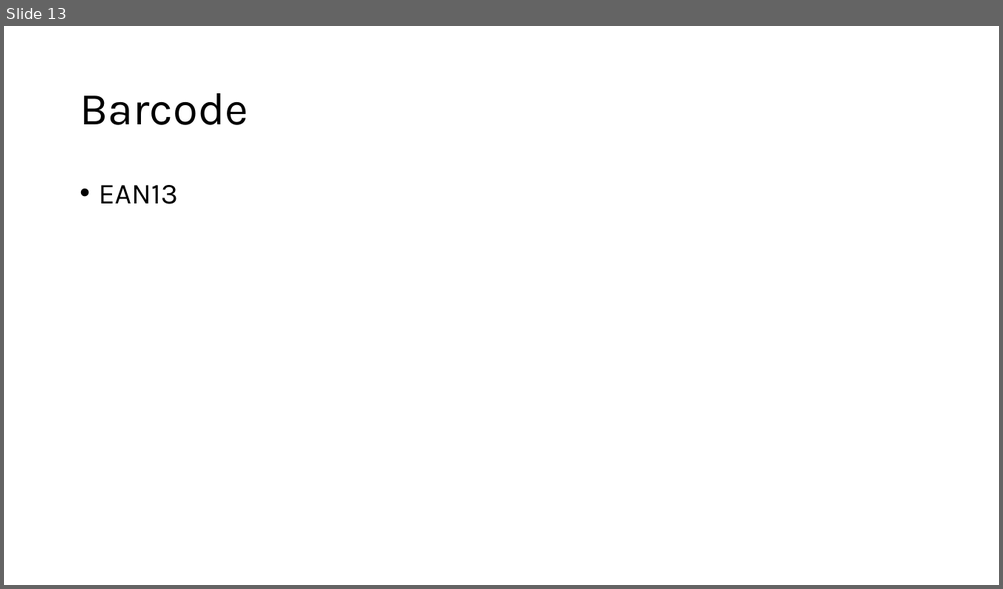
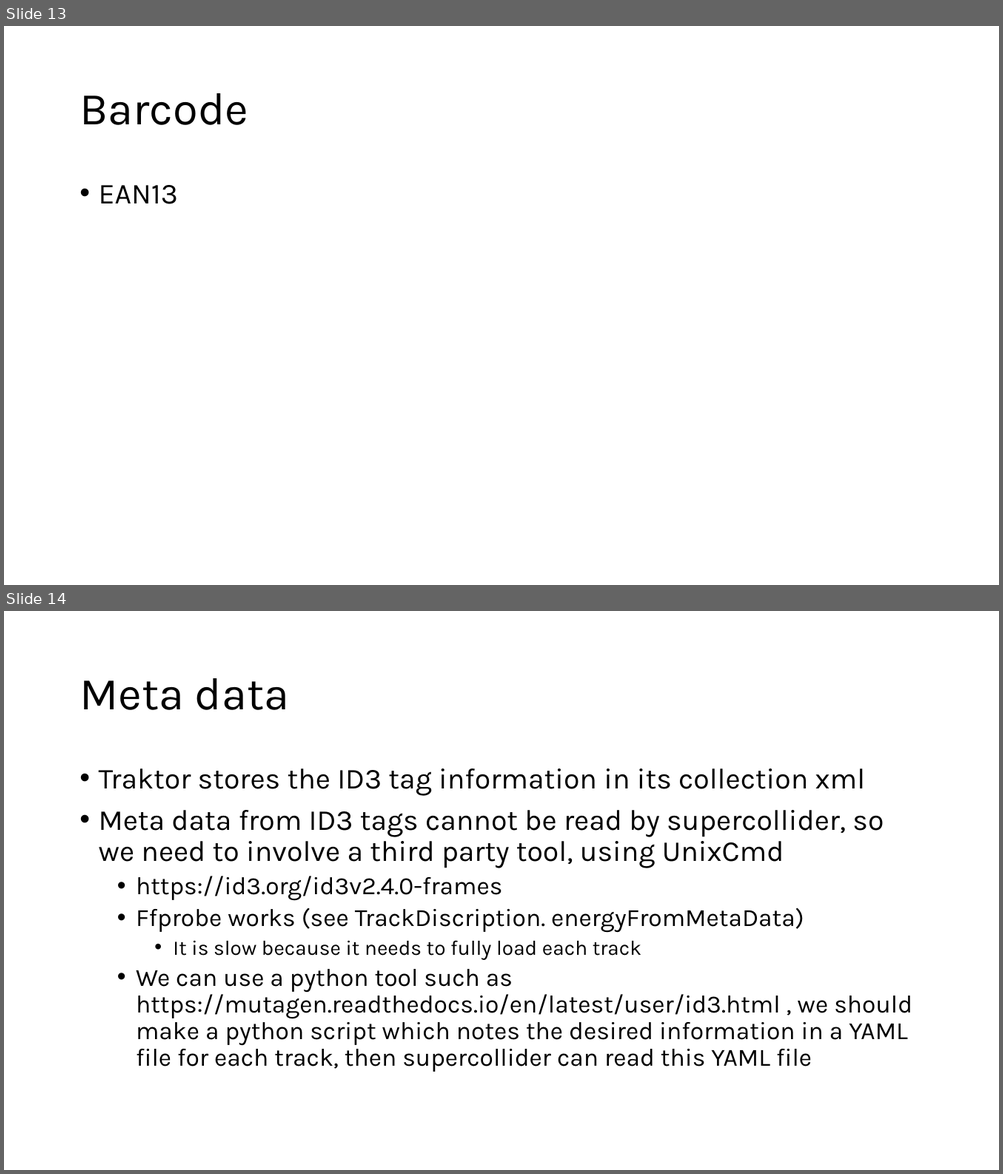
Before and after one commit to pier3100/SUDJ-peripheral, a slide deck: Design Log/Music Library.pptx. Shown one above the other, each under a label of ours: slide 13 before the commit, slides 13 and 14 after it. The pictures are 1003x589 and 1003x1174 pixels, drawn with LibreOffice and Linux fonts; fonts in the diff are those of the drawing. Boxes give left, top, right and bottom in pixels: in the first picture for what was removed or moved away, otherwise in the second. Text is boxed around its words. In the diff, an @@ line names an element or a change of style, - is before the commit and + after.

Commit message:
allowed selecting energy level on launchpad, changed playlists accordingly

```diff
--- a/Design Log/Music Library.pptx
+++ b/Design Log/Music Library.pptx
@@ slide 14 added at [4, 611, 999, 1170], background #FFFFFF @@
@@ title added at [79, 678, 289, 710], 44 pt, text #000000 @@
+Meta data
@@ text added at [99, 769, 912, 1072], 24 pt, text #000000 @@
+• Traktor stores the ID3 tag information in its collection xml
+• Meta data from ID3 tags cannot be read by supercollider, so we need to involve a third party tool, using UnixCmd
+  • https://id3.org/id3v2.4.0-frames
+  • Ffprobe works (see TrackDiscription. energyFromMetaData)
+    • It is slow because it needs to fully load each track
+  • We can use a python tool such as https://mutagen.readthedocs.io/en/latest/user/id3.html , we should make a python script which notes the desired information in a YAML file for each track, then supercollider can read this YAML file
```
Also in this commit, not shown: 8 other files.
